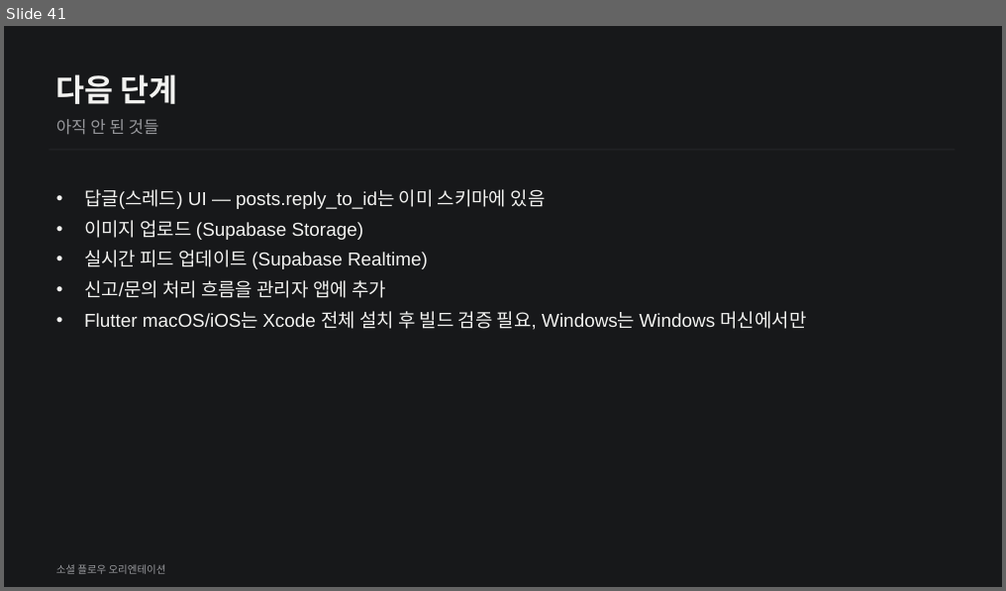
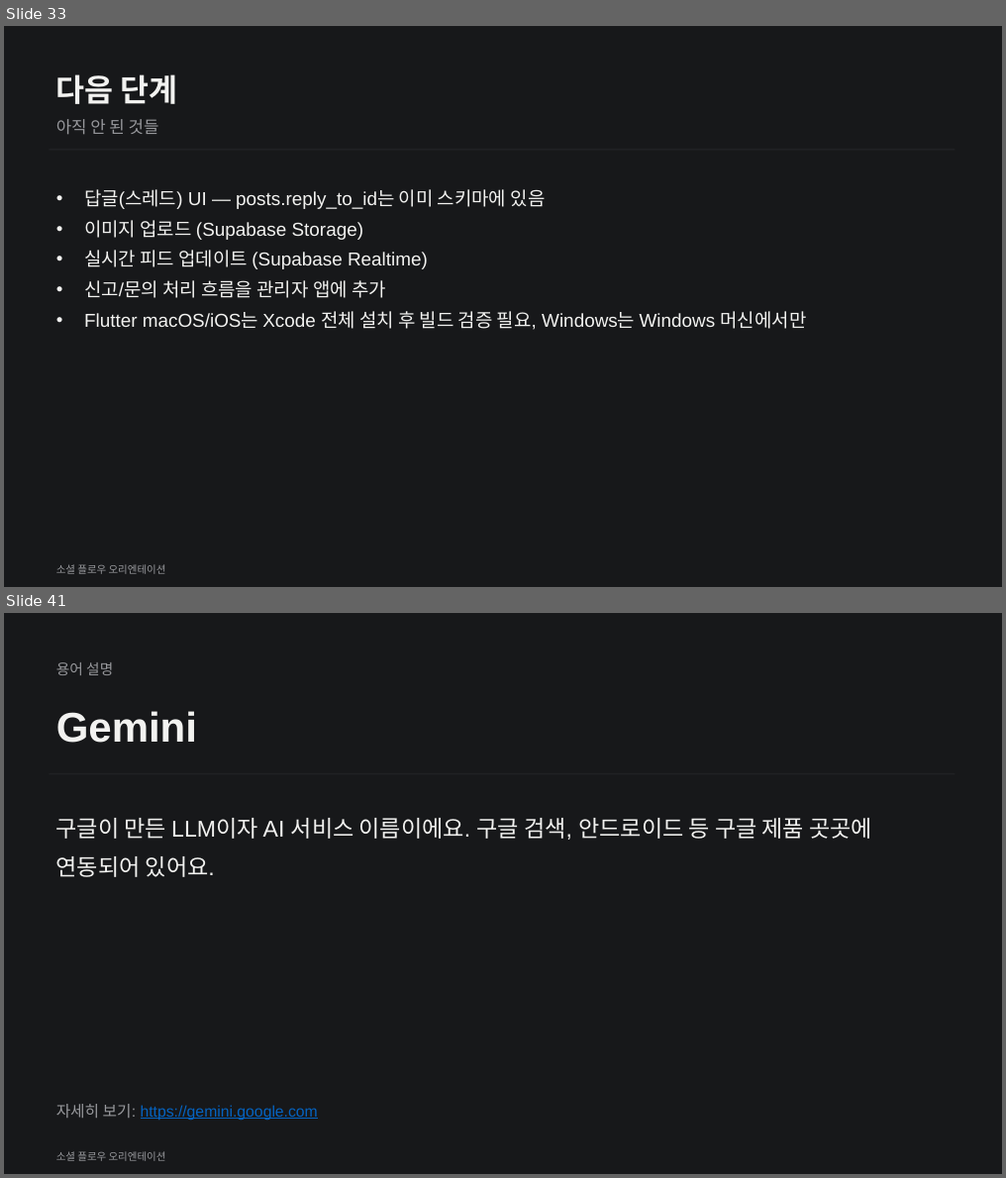
Before and after one commit to white100s/social_flow, a slide deck: docs/social-flow-orientation.pptx. Shown one above the other, each under a label of ours: slide 41 before the commit, slides 33 and 41 after it; the slides between them are not shown. The pictures are 1006x591 and 1006x1178 pixels, drawn with LibreOffice and Linux fonts; fonts in the diff are those of the drawing. Boxes give left, top, right and bottom in pixels: in the first picture for what was removed or moved away, otherwise in the second. Text is boxed around its words. In the diff, an @@ line names an element or a change of style, - is before the commit and + after.

```diff
--- a/docs/social-flow-orientation.pptx
+++ b/docs/social-flow-orientation.pptx
@@ slide 41 added at (4,613,1002,1174), background #17181A @@
@@ text added at (56,663,113,675), 14 pt, text #98999D @@
+용어 설명
@@ text added at (56,711,197,743), 40 pt, text #F2F2F0, bold @@
+Gemini
@@ line added from (49, 774) to (954, 774), #202124 1.5 pt @@
@@ text added at (56,818,872,877), 22 pt, text #F2F2F0 @@
+구글이 만든 LLM이자 AI 서비스 이름이에요. 구글 검색, 안드로이드 등 구글 제품 곳곳에 연동되어 있어요.
@@ text added at (56,1104,318,1121), 15 pt, text #0563C1, underline @@
+자세히 보기: https://gemini.google.com
@@ text added at (56,1152,166,1161), 10 pt, text #98999D @@
+소셜 플로우 오리엔테이션
@@ what was slide 41 is now slide 33 @@
```
Also in this commit, not shown: 2 slides changed, 19 other slides added, 2 other files.
